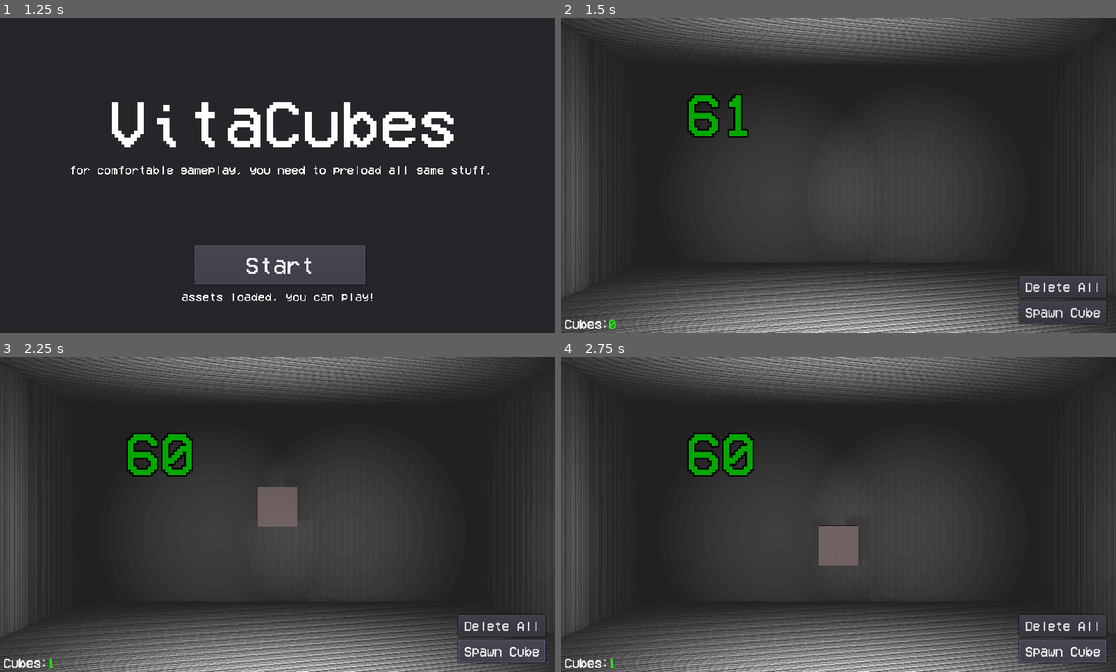
Above: before the commit, frames 1-4 (two rows, left to right).
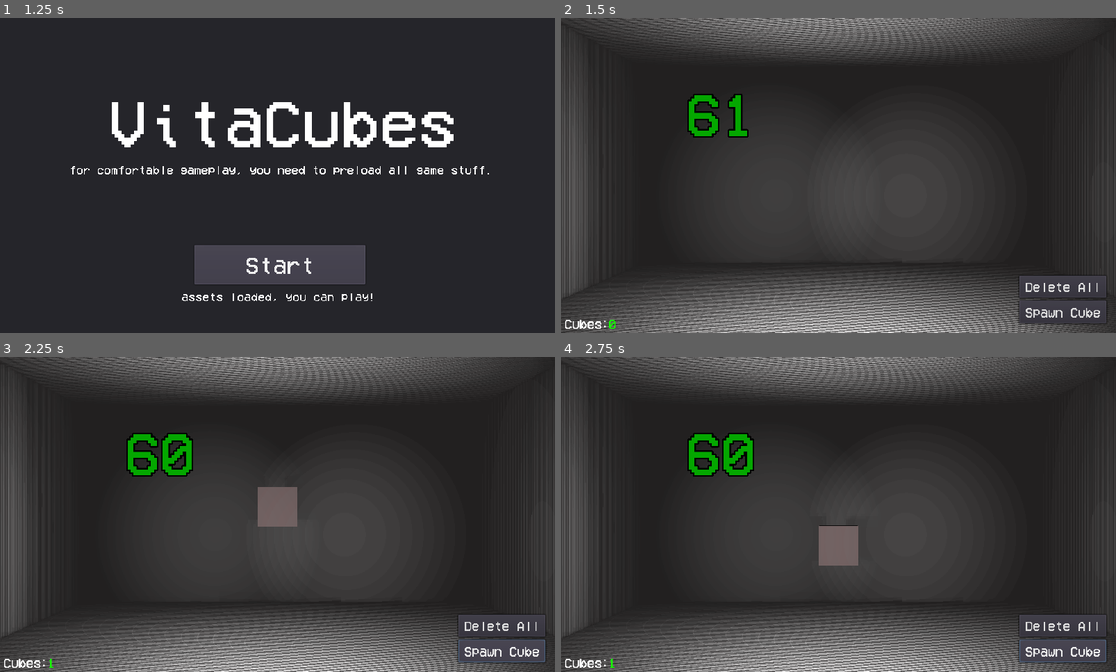
Above: after the commit, the same moments.

Repository: yaragirodev/vitaCubes
Game: Godot game, scene res://scenes/mainMenu.tscn
The game is run twice, just before and just after one commit, with the same random seed, the same clock (stepped at 60 frames per second) and the same inputs.
Inputs:
- Up to frame 1 (1.25 s): click "Load Assets" at 0.5 s
- Up to frame 2 (1.5 s): click "Start" at 1.25 s
- Up to frame 3 (2.25 s): click "Spawn Cube" at 2 s
- Up to frame 4 (2.75 s): no input

Frame 1 is identical in both runs. In frame 2, 3.6% of the frame differs, in the area x 8-91%, y 0-100%; in frame 3, 3.6%; in frame 4, 3.6%.

Commit message:
cube.tscn preload

Diff:
--- a/scenes/preloadMenu.gd
+++ b/scenes/preloadMenu.gd
@@ -10,9 +10,18 @@
 	proceedButton.visible = false
 
 func _onLoadButtonClicked():
+	# load main scene
 	var scene = load("res://scenes/main.tscn")
 	var instance = scene.instance()
 	get_node("PRELOADHERE").add_child(instance)
+	print("Loaded main.tscn scene !")
+	# load cube
+	var cube = load("res://assets/cube/cube.tscn")
+	var Cubeinstance = cube.instance()
+	print("Loaded cube.tscn !")
+
+	get_node("PRELOADHERE").add_child(Cubeinstance)
+
 	print("Scene preloaded!")
 	proceedButton.visible = true
 	preloadButton.visible = false
